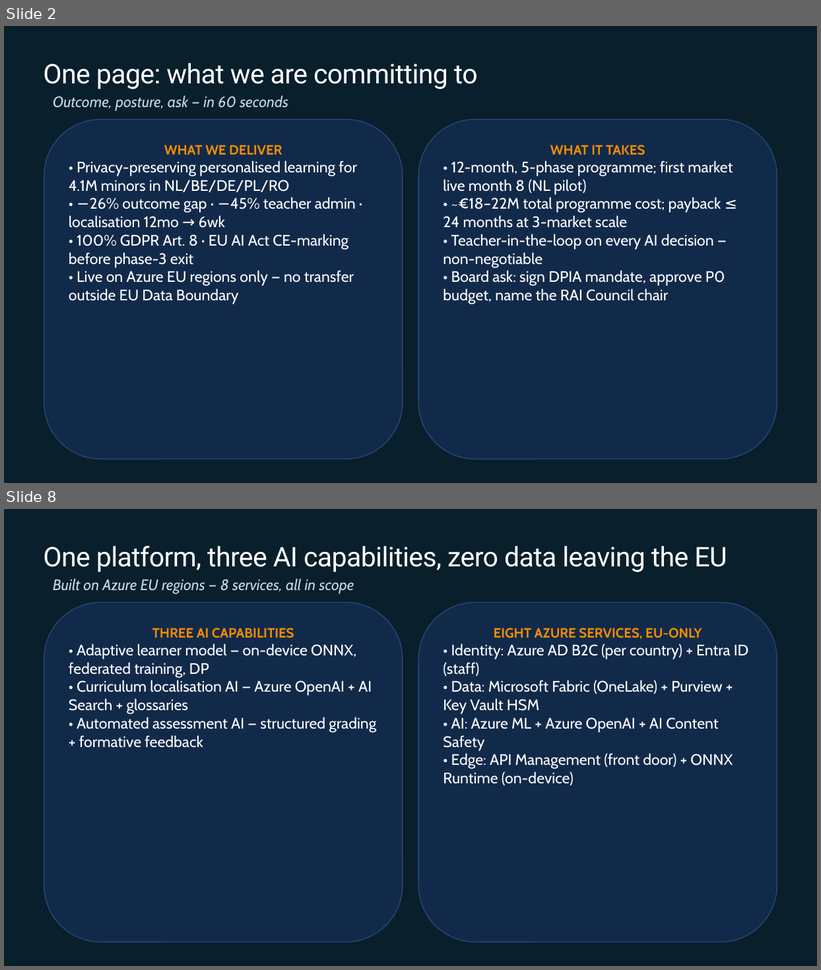
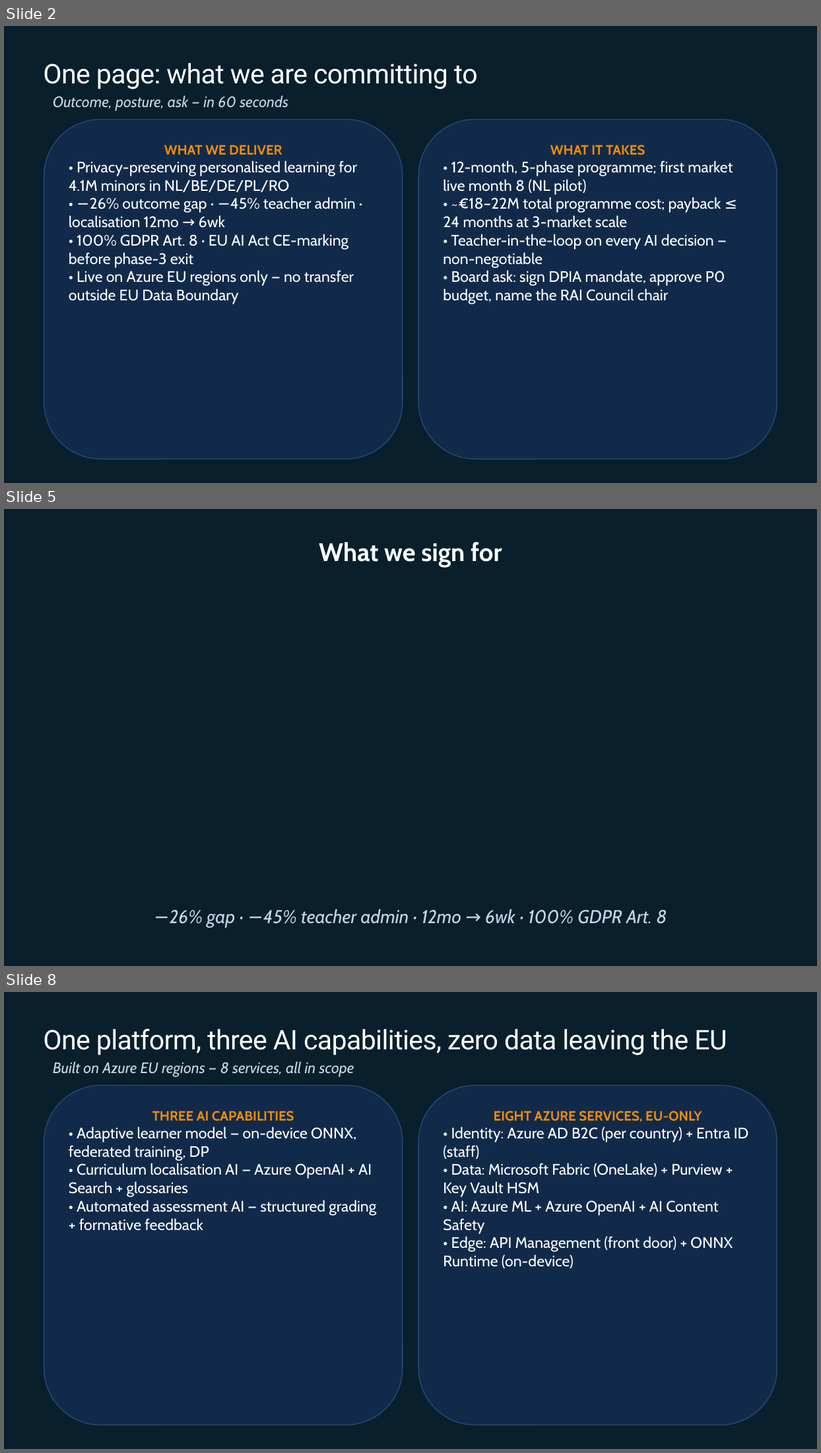
Before and after one commit to EtienneSIG/AMA_Project, a slide deck: Restitution01/build/LearnEU-CXO-Restitution.pptx. Shown one above the other, each under a label of ours: slides 2 and 8 before the commit, slides 2, 5 and 8 after it; the slides between them are not shown. The pictures are 821x970 and 821x1453 pixels, drawn with LibreOffice and Linux fonts; fonts in the diff are those of the drawing; background and template pictures are left out. Boxes give left, top, right and bottom in pixels: in the first picture for what was removed or moved away, otherwise in the second. Text is boxed around its words. In the diff, an @@ line names an element or a change of style, - is before the commit and + after.

```diff
--- a/Restitution01/build/LearnEU-CXO-Restitution.pptx
+++ b/Restitution01/build/LearnEU-CXO-Restitution.pptx
@@ slide 5 added at (x1=4, y1=509, x2=817, y2=966), background picture (left out) @@
@@ text added at (x1=319, y1=542, x2=502, y2=567), 30 pt, text #FFFFFF, bold @@
+What we sign for
@@ text added at (x1=170, y1=910, x2=667, y2=928), 22 pt, text #C8D4E6, italic @@
+−26% gap · −45% teacher admin · 12mo → 6wk · 100% GDPR Art. 8
```
Also in this commit, not shown: 3 slides changed, 3 other slides added, 4 slides removed, 28 other files.
